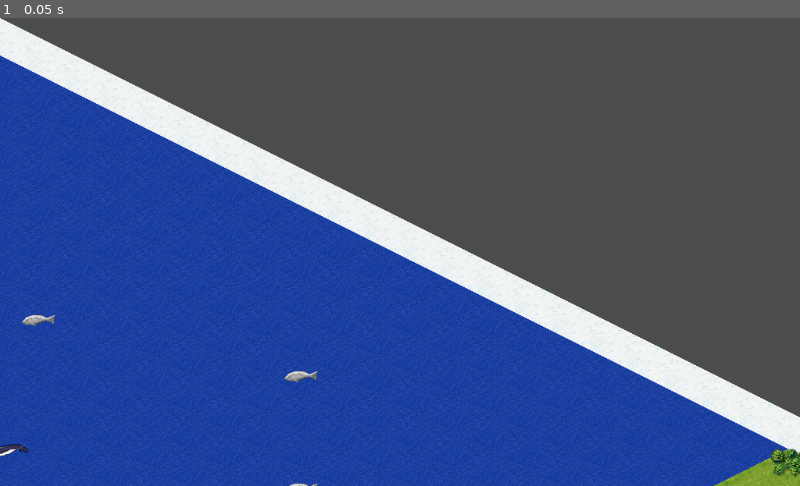
Above: before the commit, frame 1.
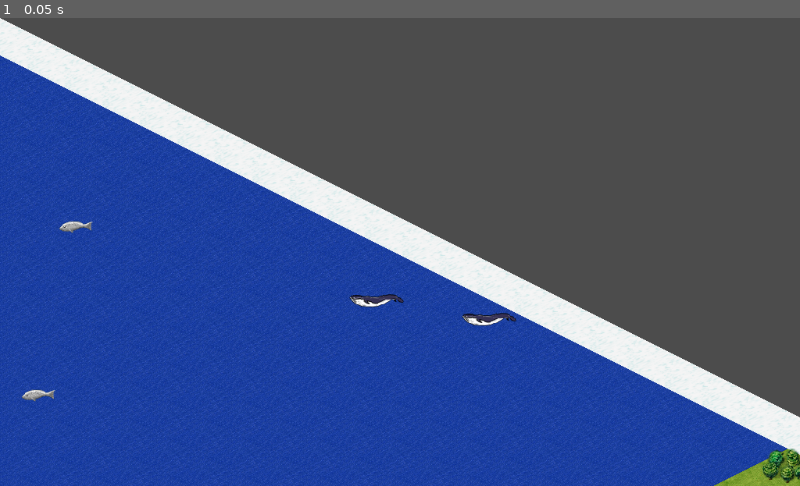
Above: after the commit, the same moment.

Repository: burdockcascade/gociv
Game: Godot game, scene res://src/Main.tscn
The game is run twice, just before and just after one commit, with the same random seed, the same clock (stepped at 60 frames per second) and the same inputs.
Inputs:
- Up to frame 1 (0.05 s): no input

The runs differ from the first frame. In frame 1, 0.8% of the frame differs, in the area x 0-100%, y 43-100%.

Commit message:
track travel time and stop when at max

Diff:
--- a/project.godot
+++ b/project.godot
@@ -34,6 +34,11 @@
 "events": [ Object(InputEventKey,"resource_local_to_scene":false,"resource_name":"","device":0,"alt":false,"shift":false,"control":false,"meta":false,"command":false,"pressed":false,"scancode":125,"physical_scancode":0,"unicode":0,"echo":false,"script":null)
  ]
 }
+ui_next_unit={
+"deadzone": 0.5,
+"events": [ Object(InputEventKey,"resource_local_to_scene":false,"resource_name":"","device":0,"alt":false,"shift":false,"control":false,"meta":false,"command":false,"pressed":false,"scancode":16777218,"physical_scancode":0,"unicode":0,"echo":false,"script":null)
+ ]
+}
 
 [physics]
 
--- a/src/Map.gd
+++ b/src/Map.gd
@@ -193,7 +193,7 @@
 				resource = -1,
 				is_water = false,
 				is_land = false,
-				travel_time = 1,
+				travel_cost = 1,
 			}
 
 			# noise per tile
@@ -215,7 +215,7 @@
 			# set hills & mountains
 			if mapd.height == HEIGHT.HILL and mapd.tile != TILE.ARCTIC:
 				mapd.terrain2 = 0
-				mapd.travel_time = 1
+				mapd.travel_cost = 1
 			elif mapd.height == HEIGHT.MOUNTAIN and mapd.tile != TILE.ARCTIC:
 				mapd.terrain2 = RESOURCE.TUNDRA_GAME
 			elif mapd.tile == TILE.FOREST:
--- a/src/Units.gd
+++ b/src/Units.gd
@@ -7,14 +7,29 @@
 ####################################################################################################
 ## Unit Creation
 
-func add_unit(unit: Dictionary, mapv: Vector2) -> Node2D:
+const unit = {
 
-	var u: Node2D = load(unit.scene).instance()
+	transporter = {
+		scene = "res://src/units/Transporter.tscn"
+	},
+	caravan = {
+		scene = "res://src/units/Caravan.tscn"
+	},
+	explorer = {
+		scene = "res://src/units/Explorer.tscn"
+	}
+
+}
+
+func add_unit(id: String, mapv: Vector2) -> Node2D:
+
+	var u: Node2D = load(unit[id].scene).instance()
 
 	move_unit_to_mapv(u, mapv)
 
 	# add
 	u.add_to_group("unit")
+	u.add_to_group("unit_" + id)
 	add_child(u)
 
 	return u
@@ -25,7 +40,6 @@
 func get_units_at_cellv(cellv: Vector2) -> Array:
 	return get_tree().get_nodes_in_group("mapv_" + str(cellv))
 
-
 func _on_Map_world_scrolled(direction: Vector2) -> void:
 	for unit in get_children():
 		unit.position = mapdata[unit.current_mapv].worldv
@@ -34,7 +48,7 @@
 func tile_selected(mapv: Vector2) -> void:
 
 	if active_unit:
-		active_unit.deactivate_selector()
+		active_unit.deactivate()
 
 	var units = mapdata[mapv].units
 
@@ -51,26 +65,39 @@
 
 func move_active_unit(direction: Vector2) -> void:
 	if active_unit and move_unit_to_mapv(active_unit, map.wrap_mapv(active_unit.current_mapv + direction)):
-		active_unit.play_sound()
 
-func move_unit_to_mapv(unit: Node2D, mapv: Vector2) -> bool:
+		# play sfx
+		active_unit.movement_sound.play()
 
-	var mapd: Dictionary = mapdata[mapv]
+		# deactivate if turn over
+		if active_unit.current_travel > active_unit.max_travel:
+			active_unit.turn_over()
+			active_unit = null
+
+
+func move_unit_to_mapv(unit: Node2D, new_mapv: Vector2) -> bool:
+
+	var old_mapv: Vector2 = unit.current_mapv
+	var old_mapd: Dictionary = mapdata[old_mapv]
+	var new_mapd: Dictionary = mapdata[new_mapv]
 
 	# stop movement over land or water
-	if mapd.is_land != unit.over_land and mapd.is_water != unit.over_water:
+	if new_mapd.is_land != unit.over_land and new_mapd.is_water != unit.over_water:
 		return false
 
 	# remove from group
-	remove_from_group("mapv_" + str(unit))
-	mapdata[unit.current_mapv].units.erase(unit)
+	remove_from_group("mapv_" + str(old_mapv))
+	old_mapd.units.erase(unit)
+
+	# update travel (cost of leaving the tile)
+	unit.current_travel += old_mapd.travel_cost
 
 	# set position of unit
-	unit.position = mapd.worldv
-	unit.current_mapv = mapv
+	unit.position = new_mapd.worldv
+	unit.current_mapv = new_mapv
 
 	# add to group
-	add_to_group("mapv_" + str(unit))
-	mapdata[mapv].units.append(unit)
+	add_to_group("mapv_" + str(new_mapv))
+	mapdata[new_mapv].units.append(unit)
 
 	return true
--- a/src/World.gd
+++ b/src/World.gd
@@ -10,35 +10,18 @@
 const MAPSIZE_TEST: Vector2 = Vector2(32, 32)
 
 ####################################################################################################
-## Unit DB
-
-const unit = {
-
-	transporter = {
-		scene = "res://src/units/Transporter.tscn"
-	},
-	caravan = {
-		scene = "res://src/units/Caravan.tscn"
-	},
-	explorer = {
-		scene = "res://src/units/Explorer.tscn"
-	}
-
-}
-
-####################################################################################################
 ## READY
 
 func _ready() -> void:
 
 	# generate map
-	mapdata = map.new_map(MAPSIZE_MEDIUM)
+	mapdata = map.new_map(MAPSIZE_TEST)
 	units.mapdata = mapdata
 
 	# add unit to map
-	units.add_unit(unit.transporter, map.random_sea_tile())
-	units.add_unit(unit.caravan, map.random_land_tile())
-	units.add_unit(unit.explorer, map.random_land_tile())
+	units.add_unit("transporter", map.random_sea_tile())
+	units.add_unit("caravan", map.random_land_tile())
+	units.add_unit("explorer", map.random_land_tile())
 
 ####################################################################################################
 ## UI CONTROLS
--- a/src/units/Caravan.tscn
+++ b/src/units/Caravan.tscn
@@ -9,6 +9,7 @@
 region = Rect2( 261, 50, 64, 48 )
 
 [node name="Caravan" instance=ExtResource( 1 )]
+max_travel = 2
 over_land = true
 
 [node name="UnitSprite" parent="." index="1"]
--- a/src/units/Explorer.tscn
+++ b/src/units/Explorer.tscn
@@ -9,7 +9,7 @@
 region = Rect2( 846, 50, 64, 48 )
 
 [node name="Explorer" instance=ExtResource( 2 )]
-max_movement = 6
+max_travel = 4
 over_land = true
 visibility = 4
 
--- a/src/units/Transporter.tscn
+++ b/src/units/Transporter.tscn
@@ -13,7 +13,7 @@
 build_cost = 4
 support_cost = 1
 build_cycle = 2
-max_movement = 6
+max_travel = 6
 over_water = true
 visibility = 4
 
--- a/src/units/Unit.gd
+++ b/src/units/Unit.gd
@@ -1,6 +1,7 @@
 extends Node2D
 
 onready var selector = $Selector
+onready var movement_sound = $MovementSound
 
 # warfare
 export var shield: int = 0
@@ -16,32 +17,36 @@
 export var build_cycle: int = 0
 
 # movement
-export var max_movement: int = 0
+export var max_travel: int = 0
 export var over_land: bool = false
 export var over_water: bool = false
 export var visibility: int = 0
 
-onready var movement_sound = $MovementSound
+var current_mapv = Vector2.ZERO
 
-var current_mapv = Vector2.ZERO
+var can_move: bool = true
+var current_travel: int = 0
+
+####################################################################################################
+## Selector
+
+func turn_over():
+	deactivate()
+	can_move = false
+
+func new_turn():
+	can_move = true
+	current_travel = 0
+
 
 ####################################################################################################
 ## Selector
 
 func activate():
-	selector.visible = true
-	selector.playing = true
+	if can_move:
+		selector.visible = true
+		selector.playing = true
 
-func deactivate_selector():
+func deactivate():
 	selector.visible = false
 	selector.playing = false
-
-
-####################################################################################################
-## Sounds
-
-func play_sound():
-
-	# play sound
-	if movement_sound:
-		movement_sound.play()
